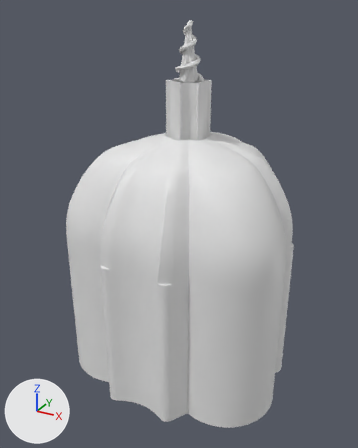
Two versions of the glTF model models/grammar/grammar_18.glb, one commit apart.
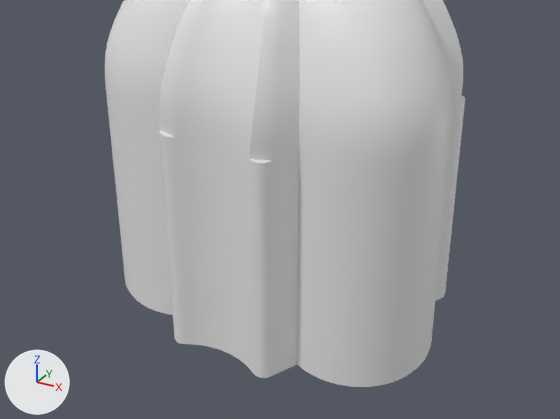
Each version is shown whole from a 50 mm camera at (2.45, -4.78, 4.13) aimed at (-0.09, -0.15, 1.81), then close up on the part from 0% to 99% of the width and 41% to 100% of the height. The lights are fixed; the arrows at lower left show +X, +Y and +Z. The last two pictures show the newer version.

Names of what the first close-up shows: 'vault_0', 'walls'.
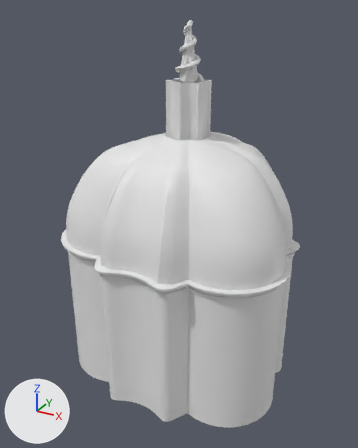
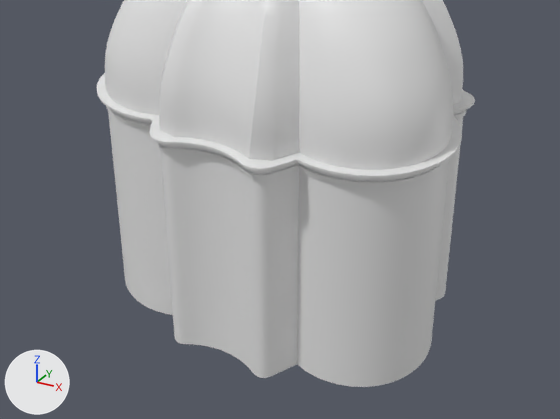
Edits to the bpy script that builds the scene:
```text
Add me_cornice_out:
    me_cornice_out.from_pydata(...)  # 2880 vertices, 5760 faces; spans x -1.35..1.35, y -1.34..1.34, z 1.59..1.7
Add ob_cornice_out:
    ob_cornice_out = bpy.data.objects.new('cornice_out', me_cornice_out)
    ob_cornice_out.location = (0.0, 0.0, 0.0)
```

Location of each change, [x1, y1, x2, y2] in pixels of the close-ups (560 x 419 px):
'cornice_out', added: after [97, 73, 475, 187]
